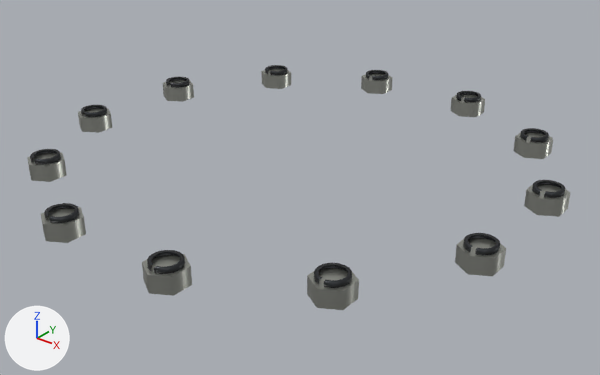
What one commit did to the glTF model porsche-911sc-engine/parts/sump-nuts.glb.
One viewpoint serves both versions: a camera (50 mm lens) standing at (145.2, -170.2, -36.6) and looking at (3.5, 7.0, -146.5). The lights are fixed; the arrows at lower left show +X, +Y and +Z. The picture after the commit comes second.
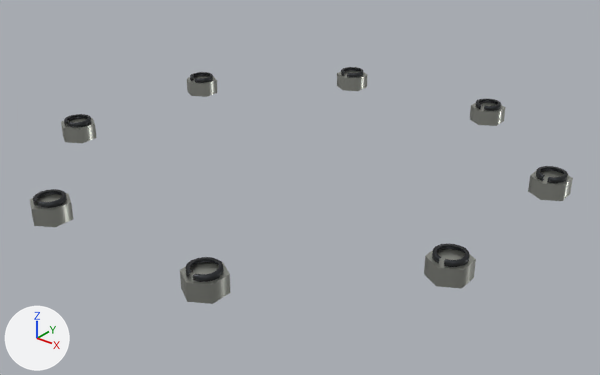
Where the change shows, as pixel boxes [x1, y1, x2, y2] in the pictures (600 x 375 px):
'Mesh_1.001', moved
    before: [307, 268, 359, 310]
    after: [180, 261, 231, 304]
'Mesh_1', moved
    before: [455, 238, 506, 276]
    after: [424, 248, 476, 288]
'Mesh_1.002', moved
    before: [142, 254, 192, 296]
    after: [30, 193, 73, 227]
'Mesh_1.003', moved
    before: [41, 207, 86, 243]
    after: [61, 118, 97, 143]
'Mesh_1.007', moved
    before: [261, 68, 291, 89]
    after: [528, 170, 573, 201]
'Mesh_1.004', moved
    before: [27, 152, 67, 182]
    after: [187, 76, 217, 97]
'Mesh_1.006', moved
    before: [163, 80, 194, 102]
    after: [470, 102, 505, 126]
'Mesh_1.005', moved
    before: [78, 108, 112, 133]
    after: [337, 70, 367, 91]
'Mesh_1.011', deleted
    before: [524, 184, 570, 217]
'Mesh_0.001', moved
    before: [314, 263, 352, 288]
    after: [185, 257, 224, 282]
'Mesh_0', moved
    before: [463, 233, 500, 255]
    after: [432, 244, 470, 267]
'Mesh_0.002', moved
    before: [147, 250, 185, 274]
    after: [33, 189, 67, 208]
'Mesh_1.010', deleted
    before: [513, 132, 553, 159]
'Mesh_0.003', moved
    before: [44, 203, 79, 223]
    after: [64, 114, 91, 127]
'Mesh_1.009', deleted
    before: [451, 94, 485, 117]
'Mesh_1.008', deleted
    before: [361, 73, 392, 94]
'Mesh_0.007', moved
    before: [265, 65, 287, 75]
    after: [536, 166, 568, 183]
'Mesh_0.004', moved
    before: [30, 149, 61, 164]
    after: [190, 72, 213, 83]
'Mesh_0.005', moved
    before: [81, 105, 107, 117]
    after: [341, 67, 363, 77]
'Mesh_0.006', moved
    before: [166, 77, 190, 87]
    after: [476, 99, 501, 111]
'Mesh_0.011', deleted
    before: [532, 180, 565, 198]
'Mesh_0.010', deleted
    before: [520, 128, 549, 143]
'Mesh_0.009', deleted
    before: [456, 91, 481, 102]
'Mesh_0.008', deleted
    before: [366, 70, 388, 80]

The change in detail:
Object 'Mesh_0' (ob_mesh_0) moves from (71.48, -9.129, -134.7) to (68.37, -18.29, -134.7).
Object 'Mesh_0.001' (ob_mesh_0_001) moves from (52.33, -42.3, -134.7) to (28.32, -58.34, -134.7).
Object 'Mesh_0.002' (ob_mesh_0_002) moves from (19.15, -61.45, -134.7) to (-28.32, -58.34, -134.7).
Object 'Mesh_0.003' (ob_mesh_0_003) moves from (-19.15, -61.45, -134.7) to (-68.37, -18.29, -134.7).
Object 'Mesh_0.004' (ob_mesh_0_004) moves from (-52.33, -42.3, -134.7) to (-68.37, 38.34, -134.7).
Object 'Mesh_0.005' (ob_mesh_0_005) moves from (-71.48, -9.129, -134.7) to (-28.32, 78.39, -134.7).
Object 'Mesh_0.006' (ob_mesh_0_006) moves from (-71.48, 29.18, -134.7) to (28.32, 78.39, -134.7).
Object 'Mesh_0.007' (ob_mesh_0_007) moves from (-52.33, 62.35, -134.7) to (68.37, 38.34, -134.7).
Object 'Mesh_0.008' (ob_mesh_0_008) is deleted.
Object 'Mesh_0.009' (ob_mesh_0_009) is deleted.
Object 'Mesh_0.010' (ob_mesh_0_010) is deleted.
Object 'Mesh_0.011' (ob_mesh_0_011) is deleted.
Object 'Mesh_1' (ob_mesh_1) moves from (71.48, -9.153, -137.8) to (68.37, -18.32, -137.8).
Object 'Mesh_1.001' (ob_mesh_1_001) moves from (52.33, -42.33, -137.8) to (28.32, -58.37, -137.8).
Object 'Mesh_1.002' (ob_mesh_1_002) moves from (19.15, -61.48, -137.8) to (-28.32, -58.37, -137.8).
Object 'Mesh_1.003' (ob_mesh_1_003) moves from (-19.15, -61.48, -137.8) to (-68.37, -18.32, -137.8).
Object 'Mesh_1.004' (ob_mesh_1_004) moves from (-52.33, -42.33, -137.8) to (-68.37, 38.32, -137.8).
Object 'Mesh_1.005' (ob_mesh_1_005) moves from (-71.48, -9.153, -137.8) to (-28.32, 78.37, -137.8).
Object 'Mesh_1.006' (ob_mesh_1_006) moves from (-71.48, 29.15, -137.8) to (28.32, 78.37, -137.8).
Object 'Mesh_1.007' (ob_mesh_1_007) moves from (-52.33, 62.33, -137.8) to (68.37, 38.32, -137.8).
Object 'Mesh_1.008' (ob_mesh_1_008) is deleted.
Object 'Mesh_1.009' (ob_mesh_1_009) is deleted.
Object 'Mesh_1.010' (ob_mesh_1_010) is deleted.
Object 'Mesh_1.011' (ob_mesh_1_011) is deleted.
